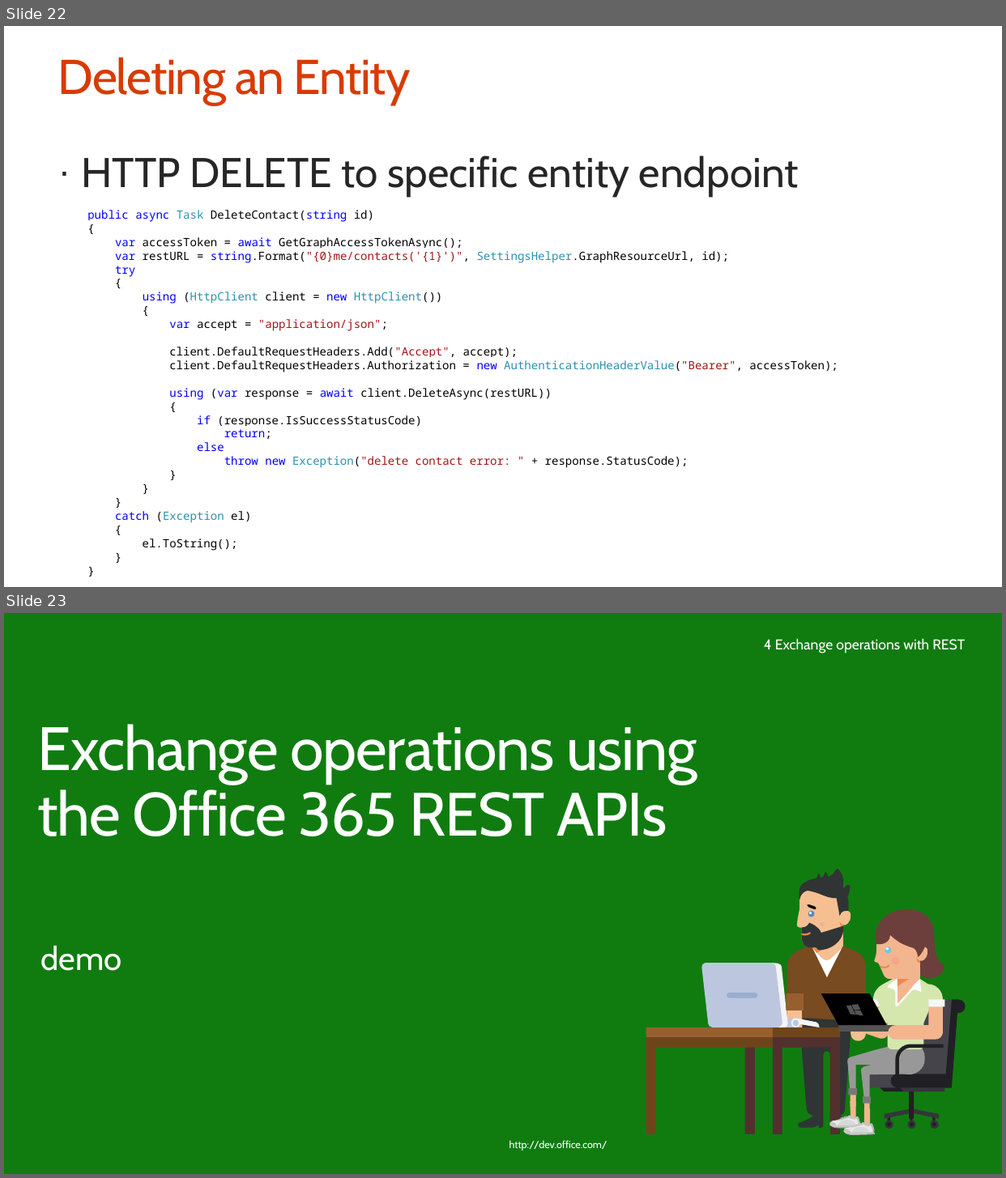
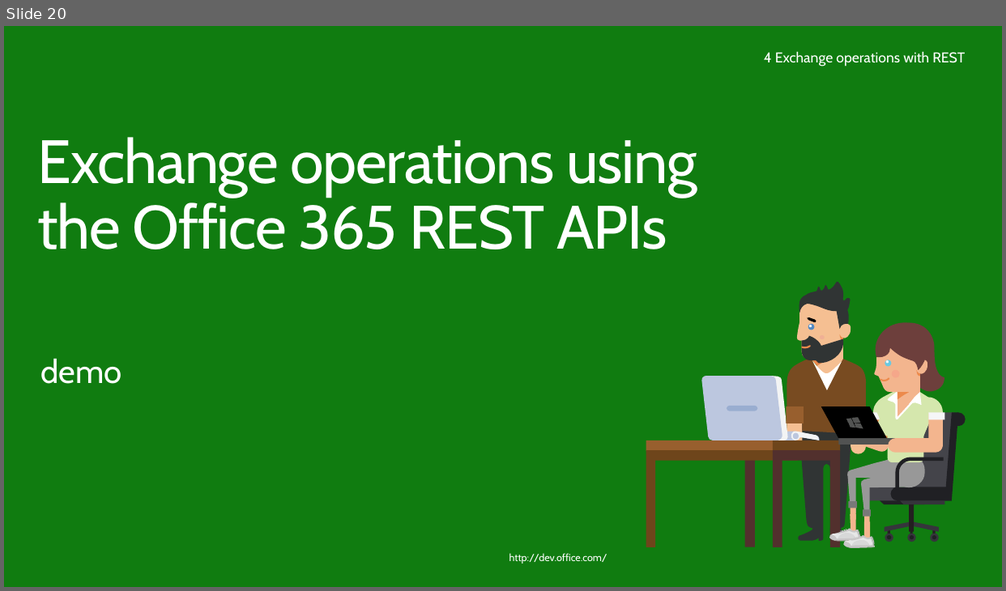
Before and after one commit to fabbbiob/TrainingContent, a slide deck: O3653/O3653-14 Deep Dive into Office 365 APIs for Contacts/O3653-14 Deep Dive into Office 365 APIs for Contacts.pptx. Shown one above the other, each under a label of ours: slides 22 and 23 before the commit, slide 20 after it. The pictures are 1006x1178 and 1006x591 pixels, drawn with LibreOffice and Linux fonts; fonts in the diff are those of the drawing; background and template pictures are left out. Boxes give left, top, right and bottom in pixels: in the first picture for what was removed or moved away, otherwise in the second. Text is boxed around its words. In the diff, an @@ line names an element or a change of style, - is before the commit and + after.

```diff
--- a/O3653/O3653-14 Deep Dive into Office 365 APIs for Contacts/O3653-14 Deep Dive into Office 365 APIs for Contacts.pptx
+++ b/O3653/O3653-14 Deep Dive into Office 365 APIs for Contacts/O3653-14 Deep Dive into Office 365 APIs for Contacts.pptx
@@ slide 22 removed at bbox=[4, 26, 1002, 587], background #FFFFFF @@
@@ title removed at bbox=[58, 57, 411, 105] @@
-Deleting an Entity
@@ text removed at bbox=[82, 156, 799, 196] @@
-· HTTP DELETE to specific entity endpoint
@@ text removed at bbox=[87, 210, 837, 551] @@
-public async Task DeleteContact(string id)
-{
-var accessToken = await GetGraphAccessTokenAsync();
-var restURL = string.Format("{0}me/contacts('{1}')", SettingsHelper.GraphResourceUrl, id);
-try
-{
-using (HttpClient client = new HttpClient())
-{
-var accept = "application/json";
-client.DefaultRequestHeaders.Add("Accept", accept);
-client.DefaultRequestHeaders.Authorization = new AuthenticationHeaderValue("Bearer", accessToken);
-using (var response = await client.DeleteAsync(restURL))
-{
-if (response.IsSuccessStatusCode)
-return;
-else
-throw new Exception("delete contact error: " + response.StatusCode);
-}
-}
-}
-catch (Exception el)
-{
-el.ToString();
-}
-}
@@ page number removed at bbox=[47, 550, 93, 568] @@
-22
@@ what was slide 23 is now slide 20 @@
```
Also in this commit, not shown: 2 slides changed, 2 other slides removed, 12 other files.
